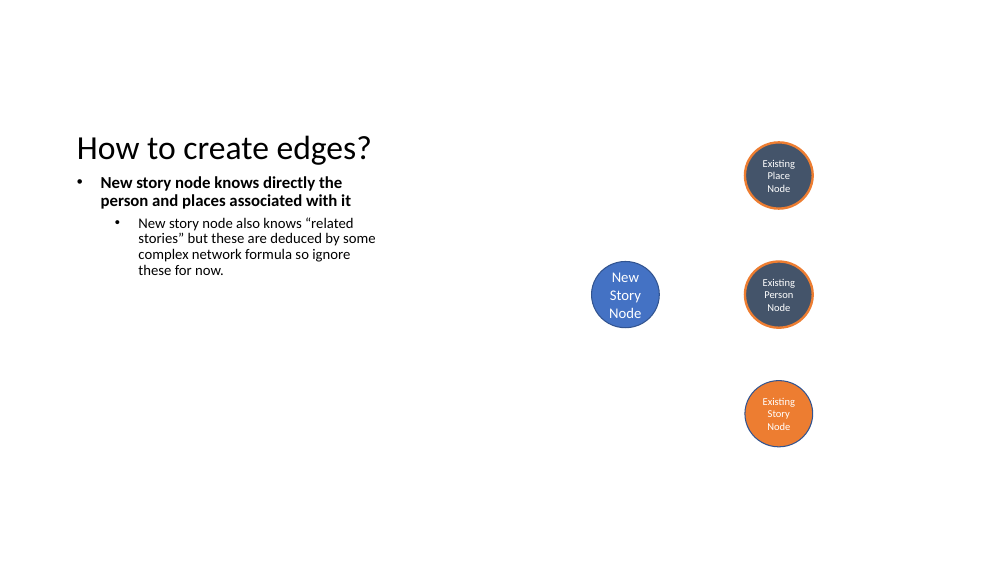
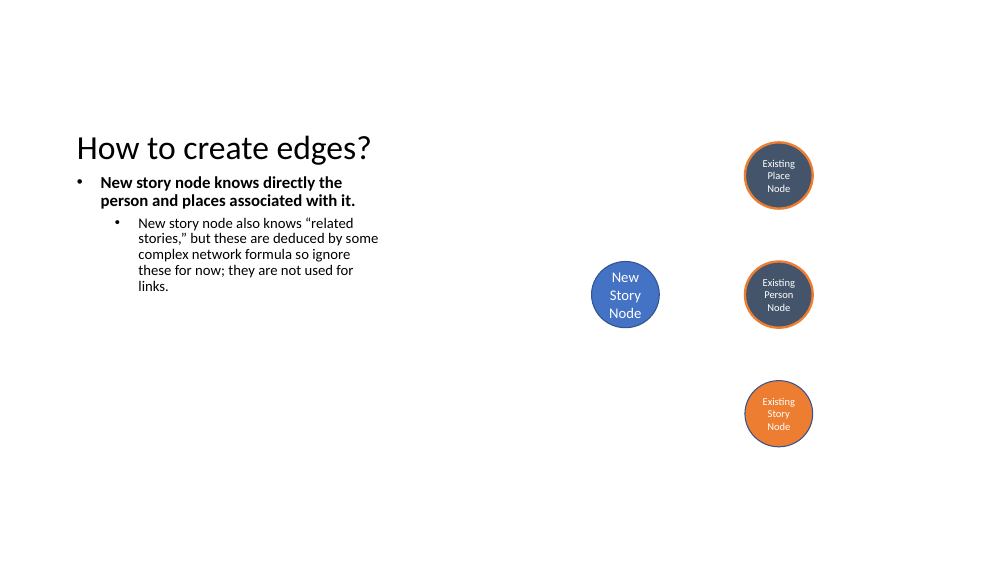
Before and after one commit to ScandinavianSection-UCLA/Nexus2, a slide deck: slide 3 of Documentation/UserNexus/How to Create Edges/UserNexusDocumentation.pptx. Drawn at 1008x567 pixels with LibreOffice and Linux fonts; fonts in the diff are those of the drawing. Boxes give left, top, right and bottom in pixels: in the first picture for what was removed or moved away, otherwise in the second. Text is boxed around its words. In the diff, an @@ line names an element or a change of style, - is before the commit and + after.

Commit message:
Updated the powerpoint for node adding
Updated the UserNexusDocumentation powerpoint to prepare for the meeting with the professor.

```diff
--- a/Documentation/UserNexus/How to Create Edges/UserNexusDocumentation.pptx
+++ b/Documentation/UserNexus/How to Create Edges/UserNexusDocumentation.pptx
@@ text at [101, 176, 379, 291]: text changed @@
-• New story node knows directly the person and places associated with it
-  • New story node also knows “related stories” but these are deduced by some complex network formula so ignore these for now.
+• New story node knows directly the person and places associated with it.
+  • New story node also knows “related stories,” but these are deduced by some complex network formula so ignore these for now; they are not used for links.
```
Also in this commit, not shown: 5 other slides changed, 2 slides added.
